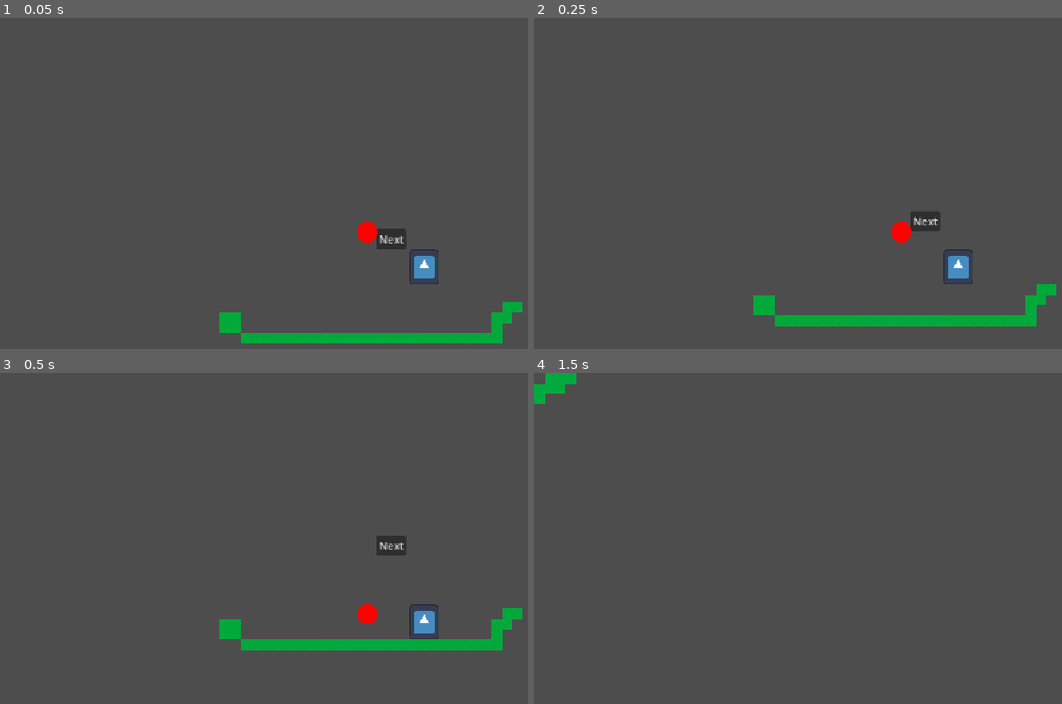
Above: before the commit, frames 1-4 (two rows, left to right).
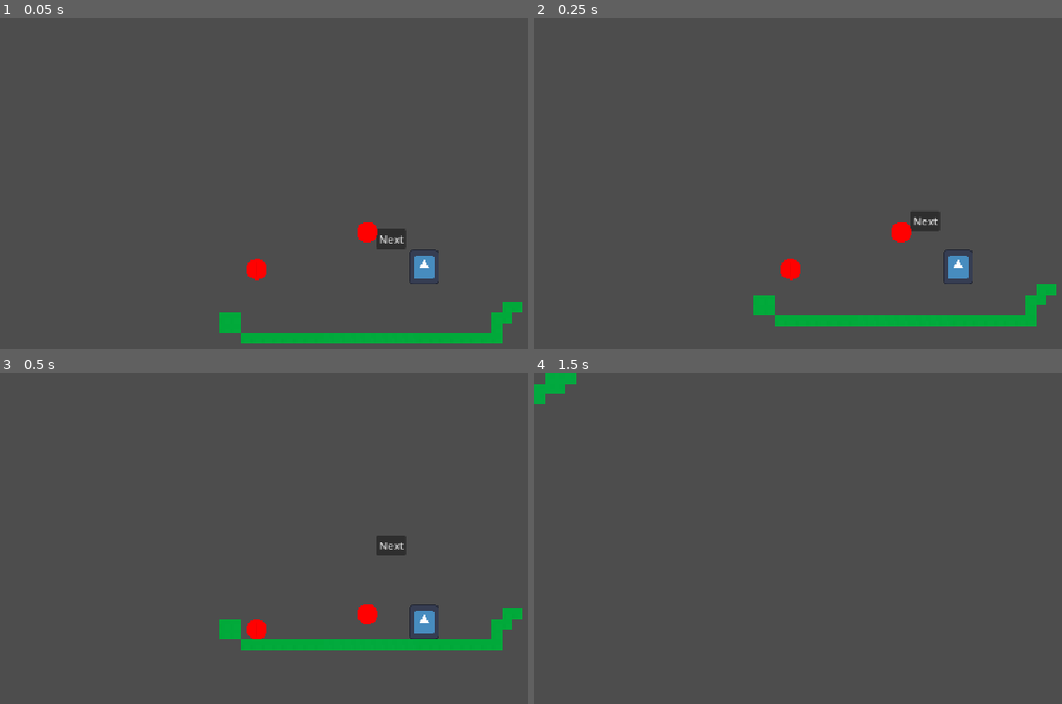
Above: after the commit, the same moments.

Repository: No-ramen/Bounce-back-game-jam
Game: Godot game, scene res://main.tscn
Same seed, same stepped clock (60 frames per second), same inputs: the game is played once before the commit and once after it. The engine's default icon, where the game draws it, is replaced by a stand-in: a white triangle on a blue panel in a dark square.
Inputs:
- Up to frame 1 (0.05 s): no input
- Up to frame 2 (0.25 s): no input
- Up to frame 3 (0.5 s): no input
- Up to frame 4 (1.5 s): click "Next" at 0.5 s; tap Enter at 1.25 s

The runs differ from the first frame. In frame 1, 0.2% of the frame differs, in the area x 46-51%, y 72-80%; in frame 2, 0.2%; in frame 3, 0.2%; in frame 4, nothing differs.

Commit message:
Update main.tscn

Diff:
--- a/main.tscn
+++ b/main.tscn
@@ -2165,9 +2165,11 @@
 script/source = "extends CharacterBody2D
 
 
-const SPEED = 100.0
+const SPEED = 300.0
 const JUMP_VELOCITY = -400.0
 
+const PUSH_FORCE := 15.0
+const MIN_PUSH_FORCE := 10.0
 
 func _physics_process(delta: float) -> void:
 	# Add the gravity.
@@ -2187,6 +2189,12 @@
 		velocity.x = move_toward(velocity.x, 0, SPEED)
 
 	move_and_slide()
+
+	for i in get_slide_collision_count() :
+		var c = get_slide_collision(i)
+		if c.get_collider() is RigidBody2D:
+			var push_force = (PUSH_FORCE * velocity.length() / SPEED) + MIN_PUSH_FORCE
+			c.get_collider().apply_central_impulse(-c.get_normal() * push_force)
 "
 
 [sub_resource type="RectangleShape2D" id="RectangleShape2D_piya1"]
@@ -2198,6 +2206,7 @@
 radius = 16.0
 
 [node name="Node2D" type="Node2D" unique_id=227951287]
+position = Vector2(-125, 20)
 script = SubResource("GDScript_bfgb6")
 
 [node name="TileMapLayer" type="TileMapLayer" parent="." unique_id=594206045]
@@ -2224,6 +2233,7 @@
 text = "Next"
 
 [node name="RigidBody2D" type="RigidBody2D" parent="." unique_id=125376636]
+mass = 0.05
 
 [node name="MeshInstance2D" type="MeshInstance2D" parent="RigidBody2D" unique_id=1989095942]
 position = Vector2(-13.999999, 4.000004)
@@ -2235,4 +2245,25 @@
 position = Vector2(-14, 4)
 shape = SubResource("CircleShape2D_piya1")
 
+[node name="Sprite2D" type="Sprite2D" parent="RigidBody2D" unique_id=1389650681]
+position = Vector2(-30, 4)
+scale = Vector2(0.38541666, 0.3416667)
+
+[node name="RigidBody2D2" type="RigidBody2D" parent="." unique_id=1461834108]
+mass = 0.05
+
+[node name="MeshInstance2D" type="MeshInstance2D" parent="RigidBody2D2" unique_id=1298466152]
+position = Vector2(-183, 61.000004)
+scale = Vector2(32.03629, 32.000008)
+mesh = SubResource("SphereMesh_bfgb6")
+texture = ExtResource("3_h2yge")
+
+[node name="CollisionShape2D" type="CollisionShape2D" parent="RigidBody2D2" unique_id=1915857828]
+position = Vector2(-183, 61.000004)
+shape = SubResource("CircleShape2D_piya1")
+
+[node name="Sprite2D" type="Sprite2D" parent="RigidBody2D2" unique_id=1679596642]
+position = Vector2(-30, 4)
+scale = Vector2(0.38541666, 0.3416667)
+
 [connection signal="pressed" from="Button" to="." method="_on_button_pressed"]
